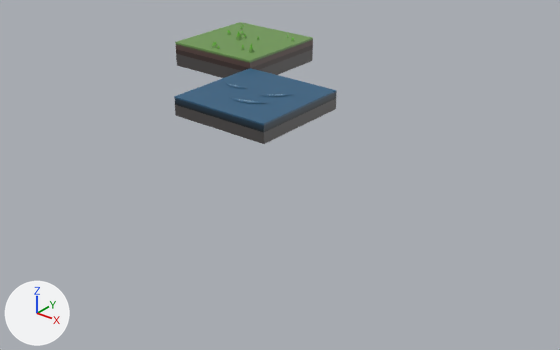
The Blender file quadset.blend: old version first, new version second.
The view is the same before and after, from a camera (50 mm lens) standing at (41.2, -46.9, 17.9) and looking at (12.9, -11.5, -4.1). Every picture has the same lights, and +X, +Y and +Z are marked at lower left. The same objects are shown in both versions, whatever each file hides.
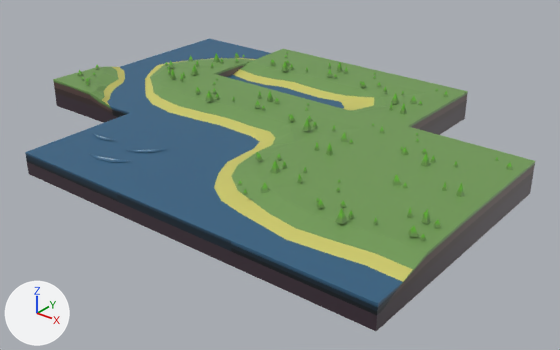
The edits, one by one:
Mesh me_t_gwwg_1_002 is new.
It has 181 vertices, 162 faces and spans x -4.0..4.0, y -4.0..4.0, z -2.0..0.75.
It uses material mat_material (picture img_palette_png).
Mesh me_t_ggwg_1_001 is new.
It has 184 vertices, 171 faces and spans x -4.0..4.0, y -4.0..4.0, z -2.0..0.75.
It uses material mat_material (picture img_palette_png).
Mesh me_t_gwgw_1 is new.
It has 208 vertices, 178 faces and spans x -4.0..4.0, y -4.0..4.0, z -2.0..0.75.
It uses material mat_material (picture img_palette_png).
Mesh me_t_gwww_2 is new.
It has 114 vertices, 104 faces and spans x -4.0..4.0, y -4.0..4.0, z -2.0..0.67.
It uses material mat_material (picture img_palette_png).
Mesh me_t_gwww_1 is new.
It has 124 vertices, 112 faces and spans x -4.0..4.0, y -4.0..4.0, z -2.0..0.67.
It uses material mat_material (picture img_palette_png).
Mesh me_t_gwwg_1 is new.
It has 173 vertices, 156 faces and spans x -4.0..4.0, y -4.0..4.0, z -2.0..0.75.
It uses material mat_material (picture img_palette_png).
Mesh me_t_ggwg_1 is new.
It has 181 vertices, 164 faces and spans x -4.0..4.0, y -4.0..4.0, z -2.0..0.75.
It uses material mat_material (picture img_palette_png).
Object 'Cube' (ob_cube) moves from (0.0, 0.0, 0.0) to (24.0, -12.0, 0.0).
Object 'Cube.002' (ob_cube_002) moves from (8.0, -8.0, 0.0) to (8.0, -20.0, 0.0).
Object 't-gwwg-1.001' (ob_t_gwwg_1_001) is new; it shows me_t_gwwg_1_002.
Its location is (8.0, -4.0, 0.0).
Object 't-ggwg-1.001' (ob_t_ggwg_1_001) is new; it shows me_t_ggwg_1_001.
Its location is (16.0, -4.0, 0.0).
Object 't-gwgw-1' (ob_t_gwgw_1) is new; it shows me_t_gwgw_1.
Its location is (0.0, -12.0, 0.0).
Object 't-gwww-2' (ob_t_gwww_2) is new; it shows me_t_gwww_2.
Its location is (0.0, -4.0, 0.0).
Its rotation in degrees is (0, 0, -90).
Object 't-gwww-1' (ob_t_gwww_1) is new; it shows me_t_gwww_1.
Its location is (16.0, -20.0, 0.0).
Object 'ct-gwwg-1.001' (ob_ct_gwwg_1_001) is new; it shows me_t_gwwg_1.
Its location is (24.0, -20.0, 0.0).
Object 't-ggwg-1' (ob_t_ggwg_1) is new; it shows me_t_ggwg_1.
Its location is (16.0, -12.0, 0.0).
Object 't-gwwg-1' (ob_t_gwwg_1) is new; it shows me_t_gwwg_1.
Its location is (8.0, -12.0, 0.0).

Location of each change, (x1, y1, x2, y2) in pixels of the pictures (560 x 350 px):
'ct-gwwg-1.001', added
    after: (231, 171, 469, 331)
'Cube.002', moved
    before: (174, 68, 337, 144)
    after: (25, 113, 220, 215)
'Cube', moved
    before: (175, 22, 313, 78)
    after: (332, 126, 535, 251)
't-gwww-1', added
    after: (117, 144, 330, 266)
't-ggwg-1', added (green)
    after: (221, 98, 407, 171)
't-gwwg-1', added (green)
    after: (131, 74, 302, 144)
't-ggwg-1.001', added (green)
    after: (314, 68, 468, 135)
't-gwgw-1', added
    after: (53, 61, 213, 123)
't-gwwg-1.001', added (green)
    after: (228, 49, 367, 101)
't-gwww-2', added
    after: (140, 38, 271, 77)
